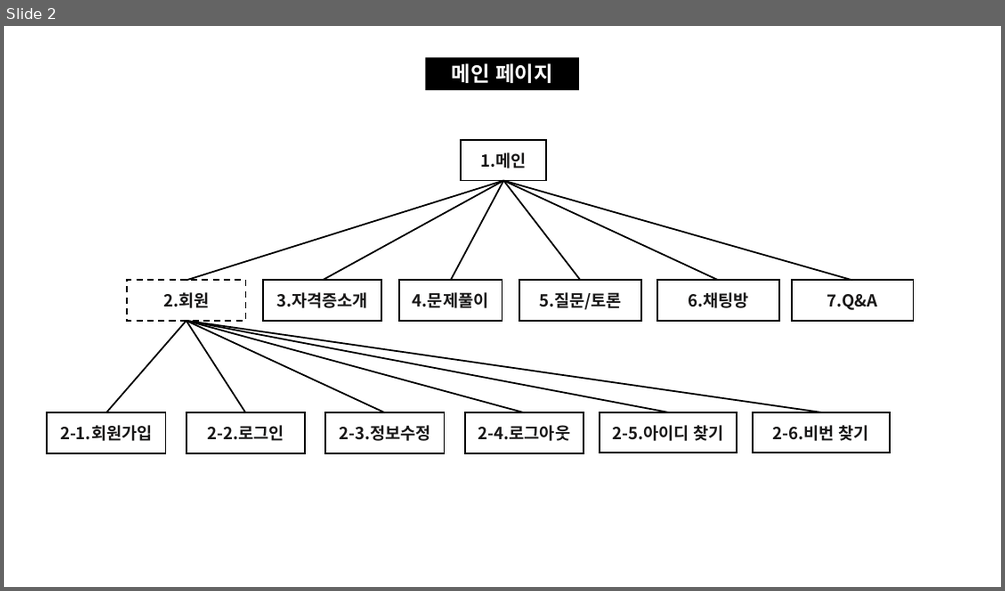
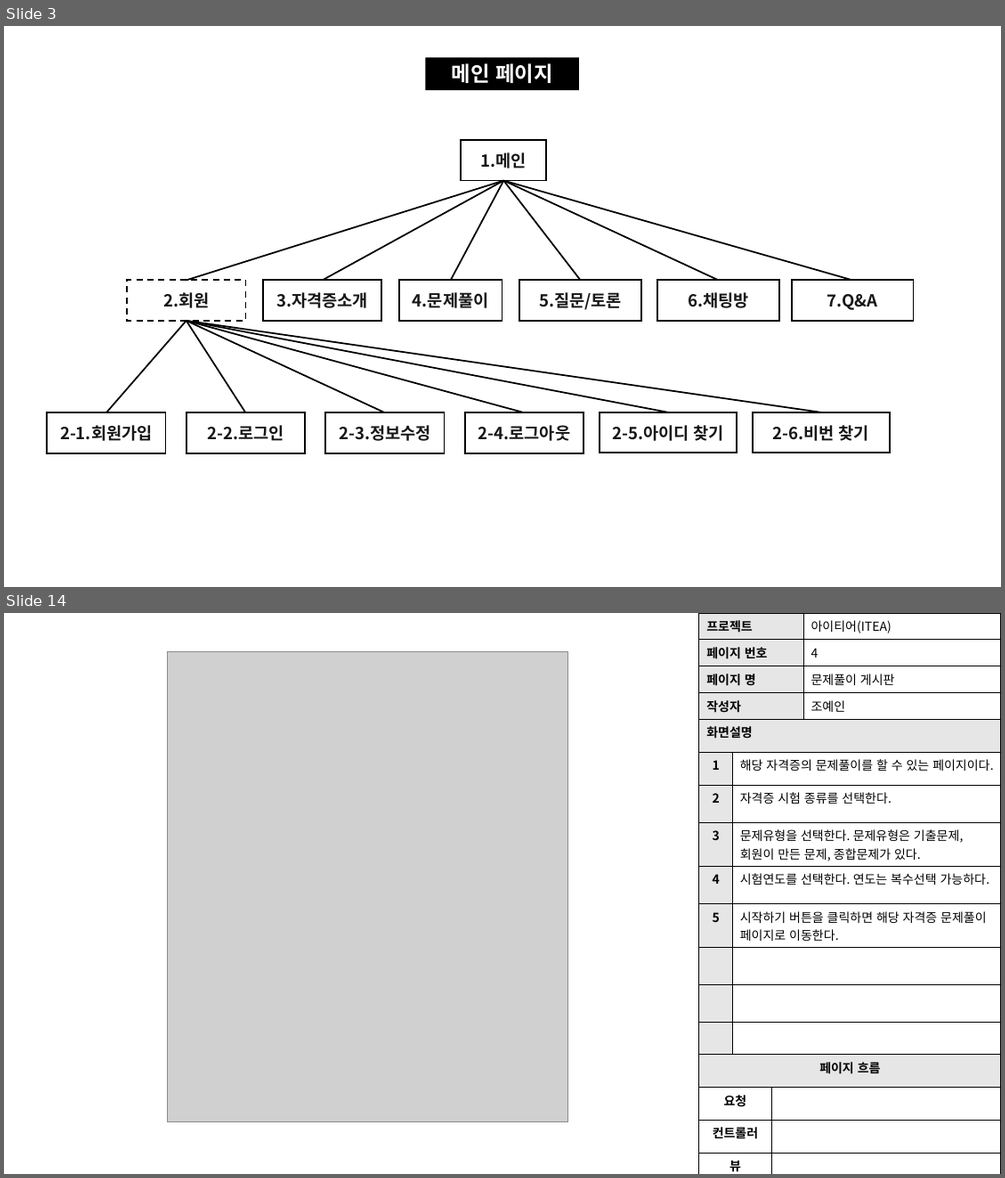
Before and after one commit to skwls2087/itea, a slide deck: 추가자료/스토리보드/스토리보드.pptx. Shown one above the other, each under a label of ours: slide 2 before the commit, slides 3 and 14 after it; the slides between them are not shown. The pictures are 1005x591 and 1005x1178 pixels, drawn with LibreOffice and Linux fonts; fonts in the diff are those of the drawing; grey boxes stand for pictures. Boxes give left, top, right and bottom in pixels: in the first picture for what was removed or moved away, otherwise in the second. Text is boxed around its words. In the diff, an @@ line names an element or a change of style, - is before the commit and + after.

Commit message:
Q&A게시판 끄읕

```diff
--- a/추가자료/스토리보드/스토리보드.pptx
+++ b/추가자료/스토리보드/스토리보드.pptx
@@ slide 14 added at (4, 613, 1001, 1174), background #FFFFFF @@
@@ table added at (699, 613, 1001, 719), 4 rows, 2 columns @@
+프로젝트 | 아이티어(ITEA)
+페이지 번호 | 4
+페이지 명 | 문제풀이 게시판
+작성자 | 조예인
@@ picture added at (167, 652, 568, 1122) @@
@@ table added at (699, 719, 1001, 1174), 13 rows, 3 columns @@
+화면설명 |  | 
+1 | 해당 자격증의 문제풀이를 할 수 있는 페이지이다. | 
+2 | 자격증 시험 종류를 선택한다. | 
+3 | 문제유형을 선택한다. 문제유형은 기출문제,회원이 만든 문제, 종합문제가 있다. | 
+4 | 시험연도를 선택한다. 연도는 복수선택 가능하다. | 
+5 | 시작하기 버튼을 클릭하면 해당 자격증 문제풀이 페이지로 이동한다. | 
+ |  | 
+ |  | 
+ |  | 
+페이지 흐름 |  | 
+요청 |  | 
+컨트롤러 |  | 
+뷰 |  | 
@@ what was slide 2 is now slide 3 @@
```
Also in this commit, not shown: 3 slides changed, 15 other slides added, 14 other files.
